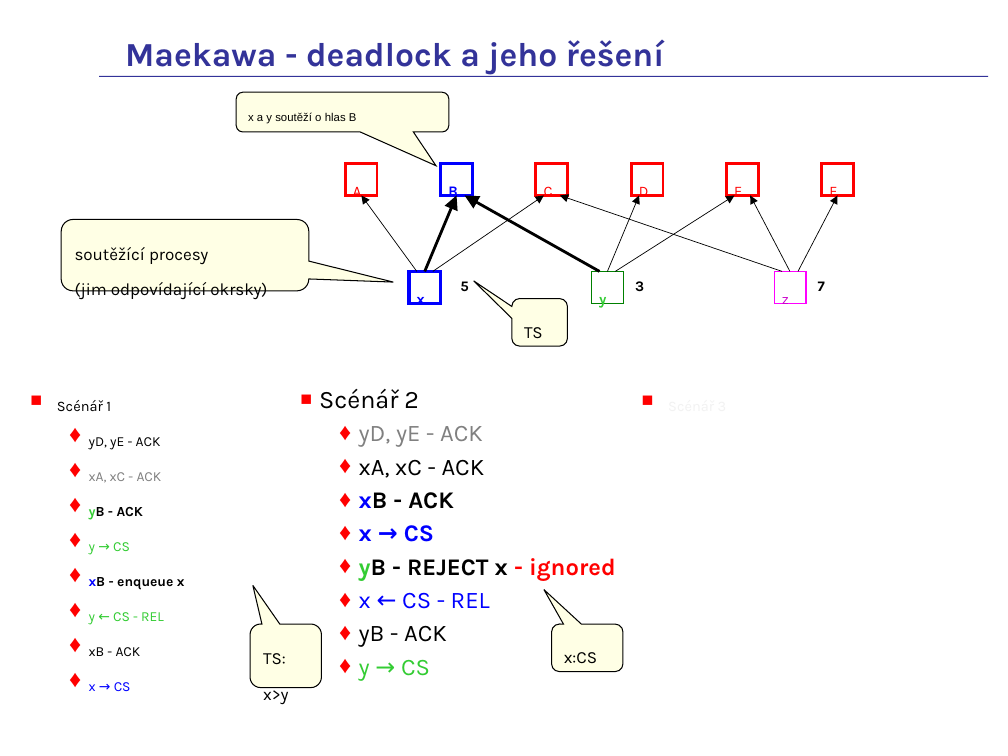
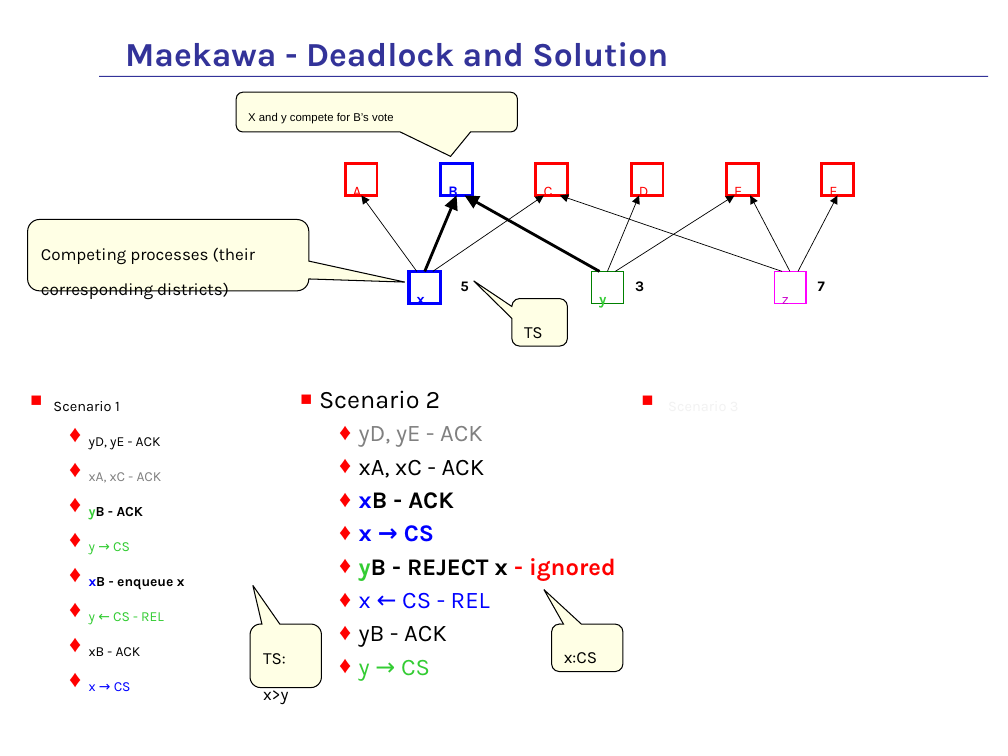
Before and after one commit to fan1x/fan1x.github.io, a slide deck: slide 60 of data/2025-26/pds/PDS-en.pptx. Drawn at 1008x756 pixels with LibreOffice and Linux fonts; fonts in the diff are those of the drawing. Boxes give left, top, right and bottom in pixels: in the first picture for what was removed or moved away, otherwise in the second. Text is boxed around its words. In the diff, an @@ line names an element or a change of style, - is before the commit and + after.

```diff
--- a/data/2025-26/pds/PDS-en.pptx
+++ b/data/2025-26/pds/PDS-en.pptx
@@ title at [125, 42, 668, 67]: text changed @@
-Maekawa - deadlock a jeho řešení
+Maekawa - Deadlock and Solution
@@ rounded speech box "X and y compete for ...": place and size @@
-rounded speech box "X and y compete for ..." at [236, 92, 449, 131]
+rounded speech box "X and y compete for ..." at [236, 92, 517, 131]
@@ rounded speech box "X and y compete for ..." at [236, 92, 517, 131]: proportions changed @@
@@ text in rounded speech box at [248, 112, 394, 124]: text changed @@
-x a y soutěží o hlas B
+X and y compete for B’s vote
@@ rounded speech box added at [27, 220, 308, 291], fill #FFFFCC at 50% opacity, outline #000000 0.75 pt, 21 pt, text #000000 @@
+Competing processes (their corresponding districts)
@@ rounded speech box removed at [61, 220, 309, 291] @@
-soutěžící procesy
-(jim odpovídající okrsky)
@@ ellipse removed at [27, 283, 51, 307] @@
@@ text at [53, 401, 120, 411]: text changed @@
-▪ Scénář 1
+▪ Scenario 1
@@ text at [319, 390, 441, 409]: text changed @@
-▪ Scénář 2
+▪ Scenario 2
```
Also in this commit, not shown: 37 other slides changed, 3 slides added, 3 slides removed.
